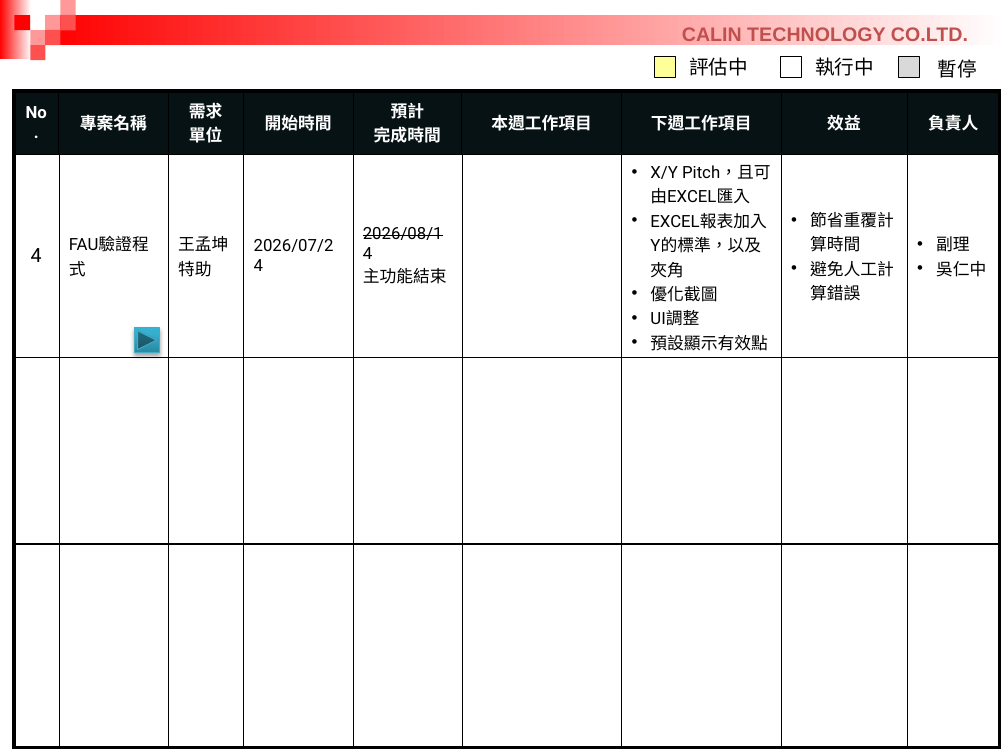
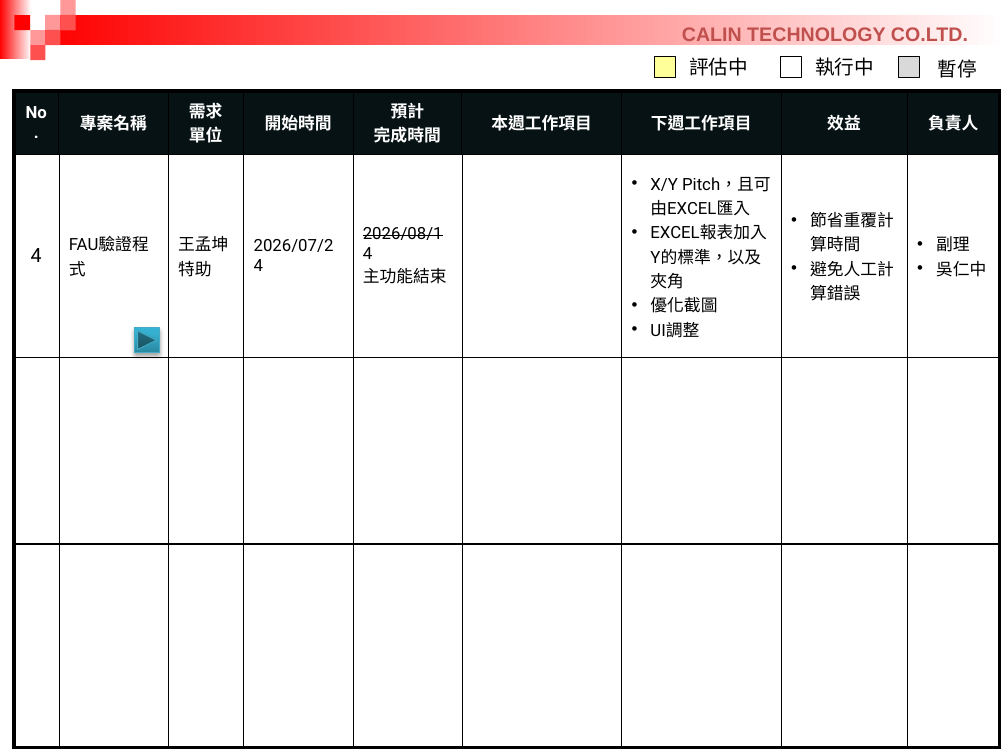
Before and after one commit to RaphWu/GitExchange, a slide deck: slide 3 of 交換/20260922/治工具設計課週報_吳仁中 20260922.pptx. Drawn at 1008x756 pixels with LibreOffice and Linux fonts; fonts in the diff are those of the drawing. Boxes give left, top, right and bottom in pixels: in the first picture for what was removed or moved away, otherwise in the second. Text is boxed around its words. In the diff, an @@ line names an element or a change of style, - is before the commit and + after.

```diff
--- a/交換/20260922/治工具設計課週報_吳仁中 20260922.pptx
+++ b/交換/20260922/治工具設計課週報_吳仁中 20260922.pptx
@@ table at (14,91,999,748) @@
-row 2, column 7: X/Y Pitch，且可由EXCEL匯入 / EXCEL報表加入Y的標準，以及夾角 / 優化截圖 / UI調整 / 預設顯示有效點
+row 2, column 7: X/Y Pitch，且可由EXCEL匯入 / EXCEL報表加入Y的標準，以及夾角 / 優化截圖 / UI調整
```
Also in this commit, not shown: 3 other slides changed.
